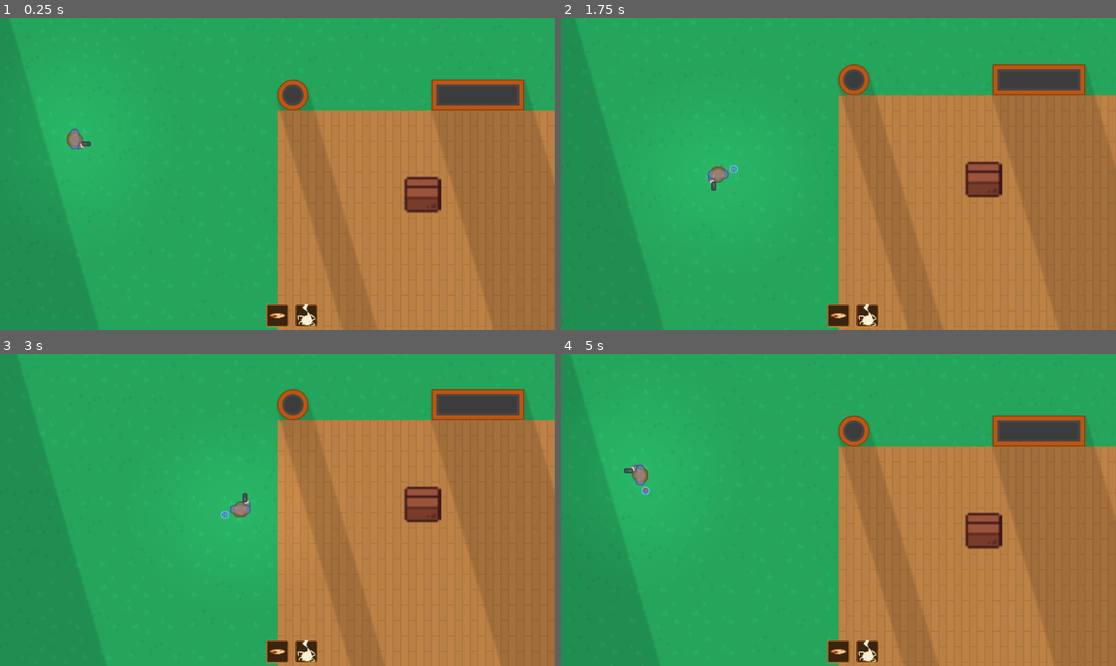
Above: before the commit, frames 1-4 (two rows, left to right).
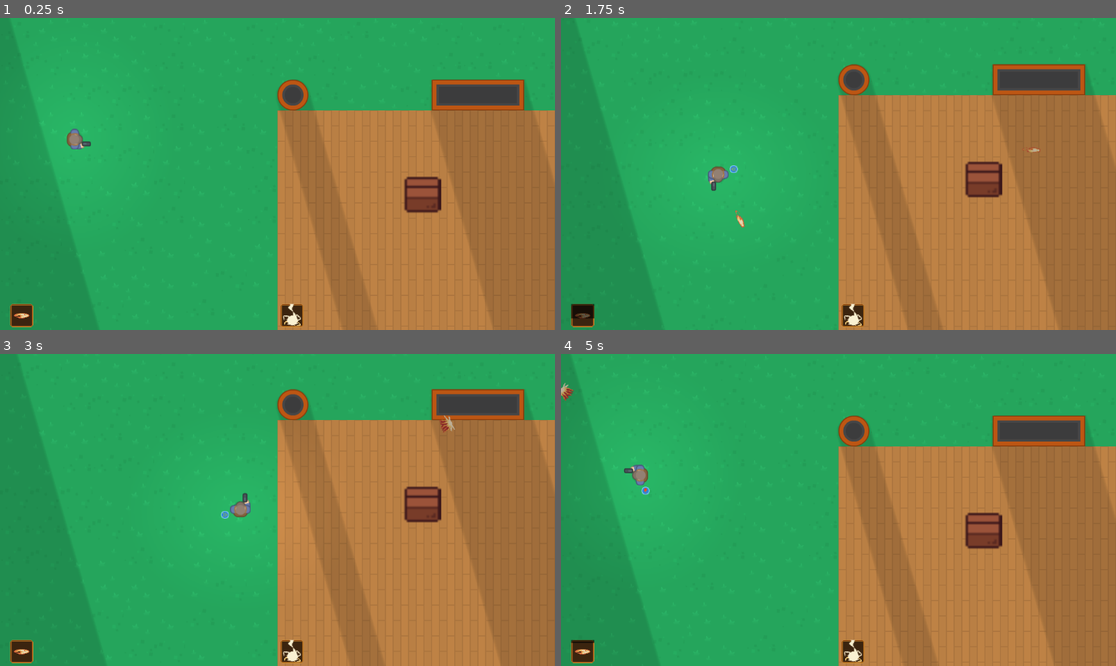
Above: after the commit, the same moments.

Repository: ChristopherDebray/godot_base
Game: Godot game, scene res://scenes/level/levels/level_test.tscn
Same seed, same stepped clock (60 frames per second), same inputs: the game is played once before the commit and once after it.
Inputs (mouse positions are in pixels of both pictures, inside the frame that each line leads up to):
- Up to frame 1 (0.25 s): no input
- Up to frame 2 (1.75 s): tap Enter at 0.5 s; move the mouse to (960, 158) at 0.52 s; hold D (right) 0.53-1.28 s; click (960, 158) at 0.6 s; move the mouse to (727, 189) at 1.27 s; hold S (down) from 1.28 s (still down); tap 3 (b_3_action) at 1.35 s; click (727, 189) at 1.55 s
- Up to frame 3 (3 s): move the mouse to (333, 441) at 2.02 s; release S (down) at 2.03 s; hold D (right) 2.03-2.78 s; click (333, 441) at 2.1 s; move the mouse to (249, 572) at 2.77 s; hold W (up) from 2.78 s (still down); tap E (validate) at 2.85 s
- Up to frame 4 (5 s): click (810, 572) at 3.05 s; move the mouse to (1005, 556) at 3.52 s; release W (up) at 3.53 s; hold A (left) from 3.53 s (still down); tap 1 (x_1_action) at 3.6 s; click (1005, 556) at 3.8 s; move the mouse to (672, 463) at 4.27 s; tap 2 (y_2_action) at 4.35 s; click (672, 463) at 4.55 s

The runs differ from the first frame. In frame 1, 0.9% of the frame differs, in the area x 1-58%, y 91-100%; in frame 2, 1.0%; in frame 3, 1.0%; in frame 4, 1.0%, in the area x 0-58%, y 9-100%.

Commit message:
feat: added firebolt as leftclick with no elements

Diff:
--- a/autoloads/spell_cooldown_manager.gd
+++ b/autoloads/spell_cooldown_manager.gd
@@ -19,12 +19,8 @@
 	var remaining = _cooldowns[spellKey] - Time.get_ticks_msec() / 1000.0
 	return remaining <= 0
 
-func set_cooldown(key: Array, duration: float):
-	key.sort()
-	var combo_key = _combo_key(key)
-	var spellKey = SpellsManager.SPELLS_ELEMENTS[combo_key]
-
-	_cooldowns[spellKey] = duration
+func set_cooldown(spellName: String, duration: float):
+	_cooldowns[spellName] = duration
 
 func get_remaining(key: String) -> float:
 	if not _cooldowns.has(key):
--- a/autoloads/spells_manager.gd
+++ b/autoloads/spells_manager.gd
@@ -8,7 +8,7 @@
 }
 
 const SPELLS_ELEMENTS = {
-	"1,1": 'firebolt',
+	"1": 'firebolt',
 	"1,3": 'lightning',
 }
 
--- a/data/spells/spell_ressources/firebolt.tres
+++ b/data/spells/spell_ressources/firebolt.tres
@@ -8,7 +8,7 @@
 name = "firebolt"
 damage = 5.0
 aoe_damage = 0.0
-cooldown = 1.0
+cooldown = 0.5
 magnitude = 1.0
 range = 30.0
 main_element = 1
--- a/scenes/player/player.gd
+++ b/scenes/player/player.gd
@@ -94,6 +94,8 @@
 
 func use_spell() -> void:
 	if active_elements.size() < 2:
+		var fireboltElement: Array[SpellsManager.ELEMENTS] = [SpellsManager.ELEMENTS.FIRE]
+		spell_book.use_spell(fireboltElement, get_aim_direction())
 		return
 	spell_book.use_spell(active_elements, get_aim_direction())
 	_remove_element(1)
--- a/scenes/spell_book/spell_book.gd
+++ b/scenes/spell_book/spell_book.gd
@@ -40,7 +40,7 @@
 	var spellInstance = spell.scene.instantiate()
 	handle_spell_init(spellInstance, aim_direction)
 	get_tree().root.add_child(spellInstance)
-	_register_cooldown(active_elements, spell.cooldown)
+	_register_cooldown(spell.name, spell.cooldown)
 
 func handle_spell_init(spellInstance: BaseSpell, aim_direction: Vector2):
 	var spellData: SpellData = SpellsManager.SPELLS[spellInstance.spellName]
@@ -56,8 +56,8 @@
 	var remaining = _cooldowns[key] - Time.get_ticks_msec() / 1000.0
 	return remaining <= 0
 
-func _register_cooldown(elementCombo: Array[SpellsManager.ELEMENTS], cooldown: float) -> void:
-	SpellCooldownManager.set_cooldown(elementCombo, Time.get_ticks_msec() / 1000.0 + cooldown)
+func _register_cooldown(spellName: String, cooldown: float) -> void:
+	SpellCooldownManager.set_cooldown(spellName, Time.get_ticks_msec() / 1000.0 + cooldown)
 
 func get_remaining_cooldown(combo: Array[SpellsManager.ELEMENTS]) -> float:
 	var key = _combo_key(combo)
--- a/scenes/spell_book/spell_scenes/base_spell.gd
+++ b/scenes/spell_book/spell_scenes/base_spell.gd
@@ -34,9 +34,8 @@
 		on_spell_hit(body)
 
 func on_spell_hit(body):
-	# @todo fix to allow spell to be aoe only or have both
-	for receiver in hitbox.get_overlapping_bodies():
-		apply_damage_and_effect(receiver, damage)
+	if body is Damageable:
+		apply_damage_and_effect(body, damage)
 
 	_has_hit = true
 	on_hit()
@@ -46,7 +45,8 @@
 
 func on_aoe_hit():
 	for receiver in area_of_effect.get_overlapping_bodies():
-		apply_damage_and_effect(receiver, aoe_damage)
+		if receiver is Damageable:
+			apply_damage_and_effect(receiver, aoe_damage)
 
 func activate_aoe():
 	area_of_effect.monitoring = true
--- a/scenes/spell_book/spell_scenes/base_spell.tscn
+++ b/scenes/spell_book/spell_scenes/base_spell.tscn
@@ -4,9 +4,6 @@
 
 [node name="BaseSpell" type="Node2D"]
 script = ExtResource("1_krdjp")
-SPEED = null
-spellName = null
-aoe_enabled = null
 
 [node name="AnimatedSprite2D" type="AnimatedSprite2D" parent="."]
 
--- a/scenes/ui/in_game_ui.tscn
+++ b/scenes/ui/in_game_ui.tscn
@@ -24,20 +24,23 @@
 theme_override_constants/margin_right = 15
 theme_override_constants/margin_bottom = 60
 
-[node name="CooldownIndicators" type="HBoxContainer" parent="MarginContainer"]
+[node name="MarginContainer" type="MarginContainer" parent="MarginContainer"]
+layout_mode = 2
+size_flags_vertical = 8
+
+[node name="FireballCooldownIndicator" parent="MarginContainer/MarginContainer" instance=ExtResource("1_uyty4")]
+layout_mode = 2
+size_flags_vertical = 4
+spell_name = "firebolt"
+icon = ExtResource("2_4db6k")
+
+[node name="CooldownIndicators" type="HBoxContainer" parent="MarginContainer/MarginContainer"]
 layout_mode = 2
 size_flags_horizontal = 4
 size_flags_vertical = 8
 theme_override_constants/separation = 60
 
-[node name="FireballCooldownIndicator" parent="MarginContainer/CooldownIndicators" instance=ExtResource("1_uyty4")]
-layout_mode = 2
-size_flags_horizontal = 4
-size_flags_vertical = 4
-spell_name = "fireball"
-icon = ExtResource("2_4db6k")
-
-[node name="FireballCooldownIndicator2" parent="MarginContainer/CooldownIndicators" instance=ExtResource("1_uyty4")]
+[node name="FireballCooldownIndicator2" parent="MarginContainer/MarginContainer/CooldownIndicators" instance=ExtResource("1_uyty4")]
 layout_mode = 2
 spell_name = "lightning"
 icon = ExtResource("3_eeonk")
